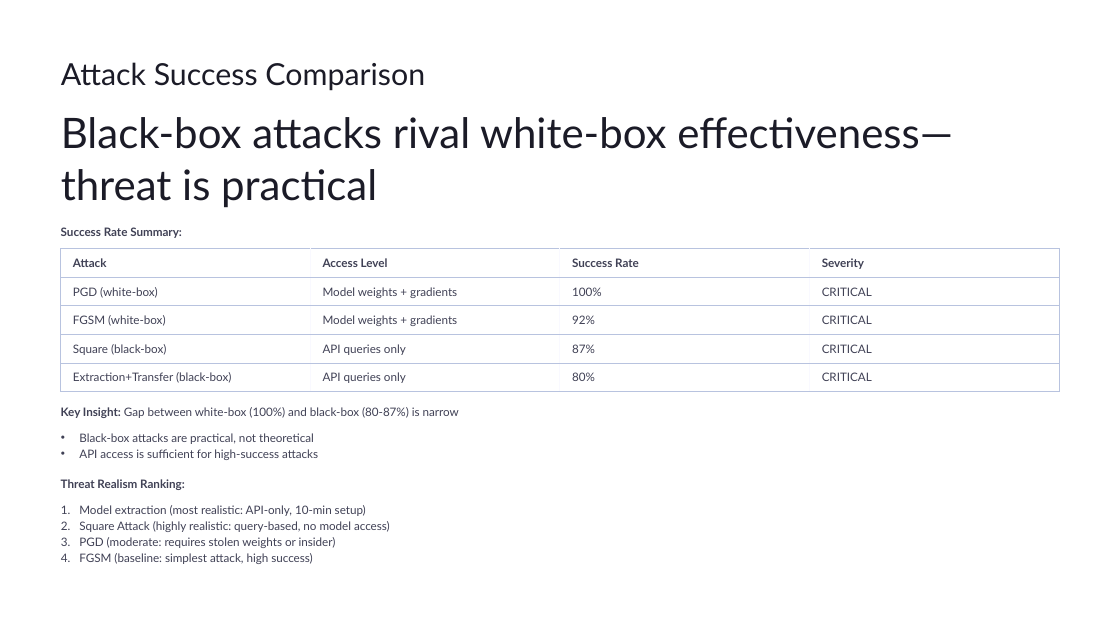
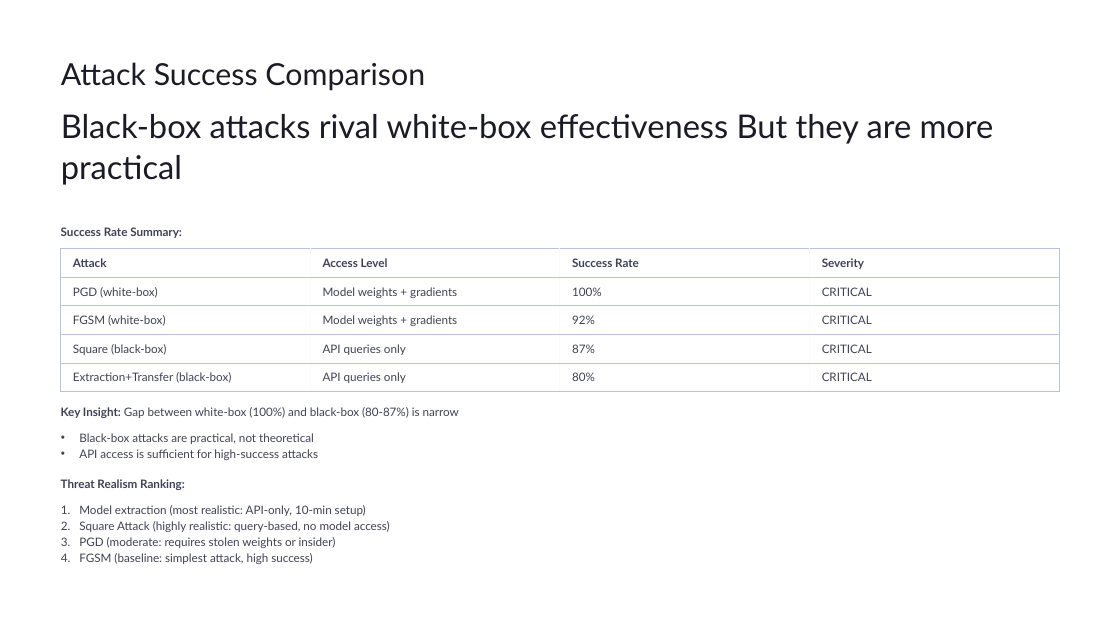
Before and after one commit to Tewodros-Tilahun-01/task-01, a slide deck: slide 12 of docs/AI-Security-Red-Team-Assessment.pptx. Drawn at 1120x630 pixels with LibreOffice and Linux fonts; fonts in the diff are those of the drawing. Boxes give left, top, right and bottom in pixels: in the first picture for what was removed or moved away, otherwise in the second. Text is boxed around its words. In the diff, an @@ line names an element or a change of style, - is before the commit and + after.

```diff
--- a/docs/AI-Security-Red-Team-Assessment.pptx
+++ b/docs/AI-Security-Red-Team-Assessment.pptx
@@ text at [61,114,994,185]: text changed; size 36 to 28 pt @@
-Black-box attacks rival white-box effectiveness—threat is practical
+Black-box attacks rival white-box effectiveness But they are more practical
```
Also in this commit, not shown: 4 other slides changed.
